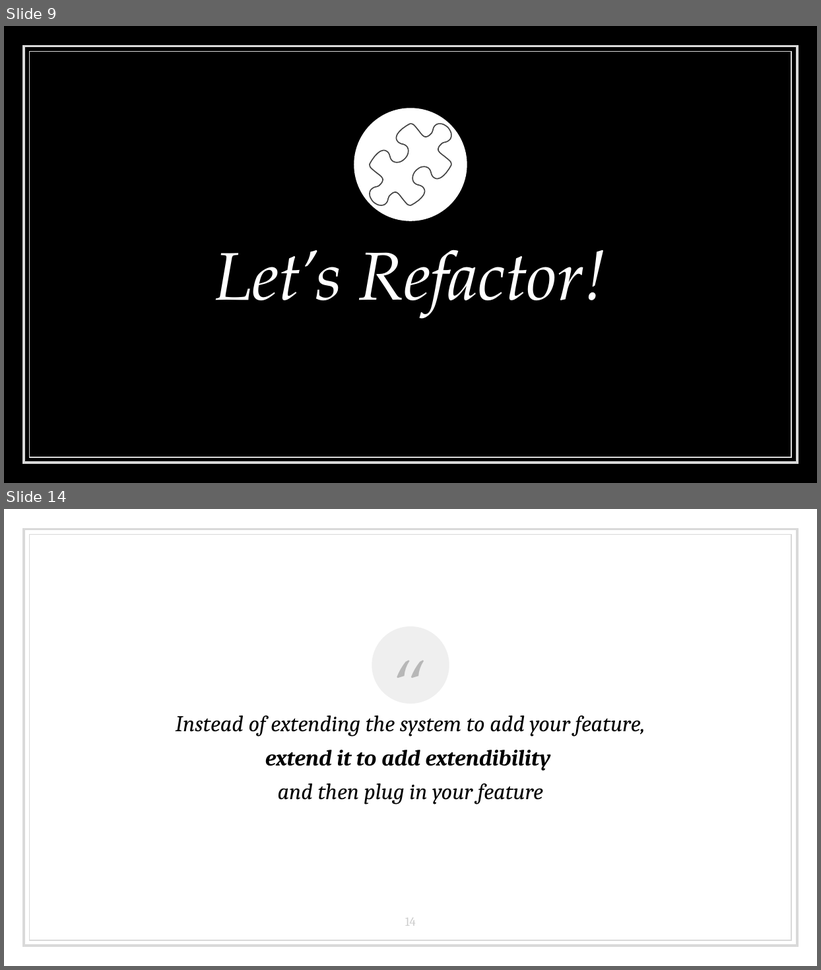
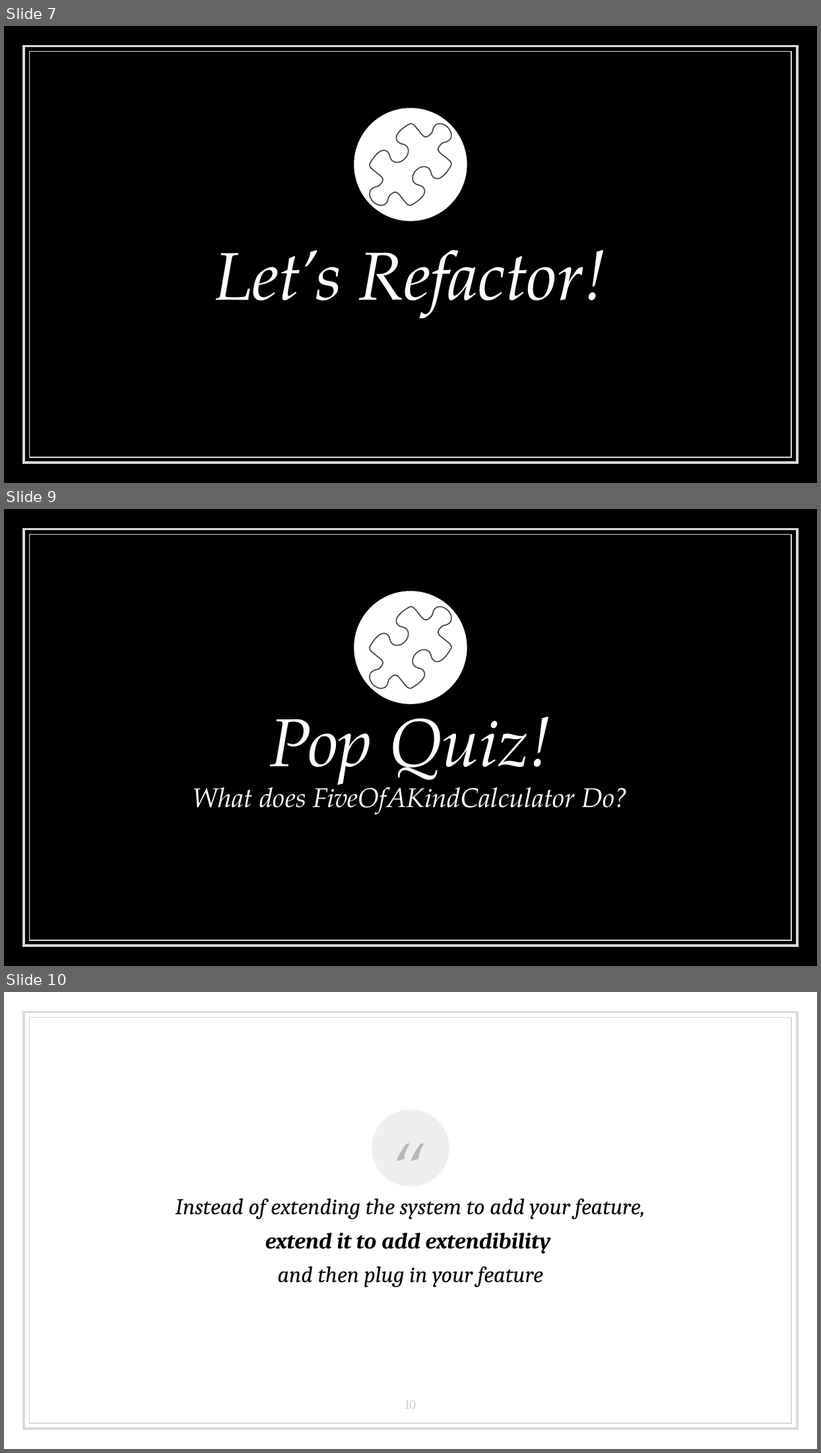
Before and after one commit to LearnWithLlew/RefactoringToCleanerCode.Slides, a slide deck: RefactoringToCleanerCode-In Person.pptx. Shown one above the other, each under a label of ours: slides 9 and 14 before the commit, slides 7, 9 and 10 after it; the slides between them are not shown. The pictures are 821x970 and 821x1453 pixels, drawn with LibreOffice and Linux fonts; fonts in the diff are those of the drawing. Boxes give left, top, right and bottom in pixels: in the first picture for what was removed or moved away, otherwise in the second. Text is boxed around its words. In the diff, an @@ line names an element or a change of style, - is before the commit and + after.

```diff
--- a/RefactoringToCleanerCode-In Person.pptx
+++ b/RefactoringToCleanerCode-In Person.pptx
@@ slide 9 added at (4,509,817,966), background #000000; not listed: 2 template elements that a slide beside it also shows @@
@@ ellipse added at (354,591,467,704), fill #FFFFFF @@
@@ freeform shape added at (370,607,452,689), outline #434343 0.96 pt @@
@@ title added at (193,695,629,815), 24 pt, text #FFFFFF, italic @@
+Pop Quiz!
+What does FiveOfAKindCalculator Do?
@@ what was slide 9 is now slide 7 @@
@@ what was slide 14 is now slide 10 @@
@@ page number at (405,1401,416,1409): text changed @@
-14
+10
```
Also in this commit, not shown: 2 slides changed, 1 other slide added, 6 slides removed.
